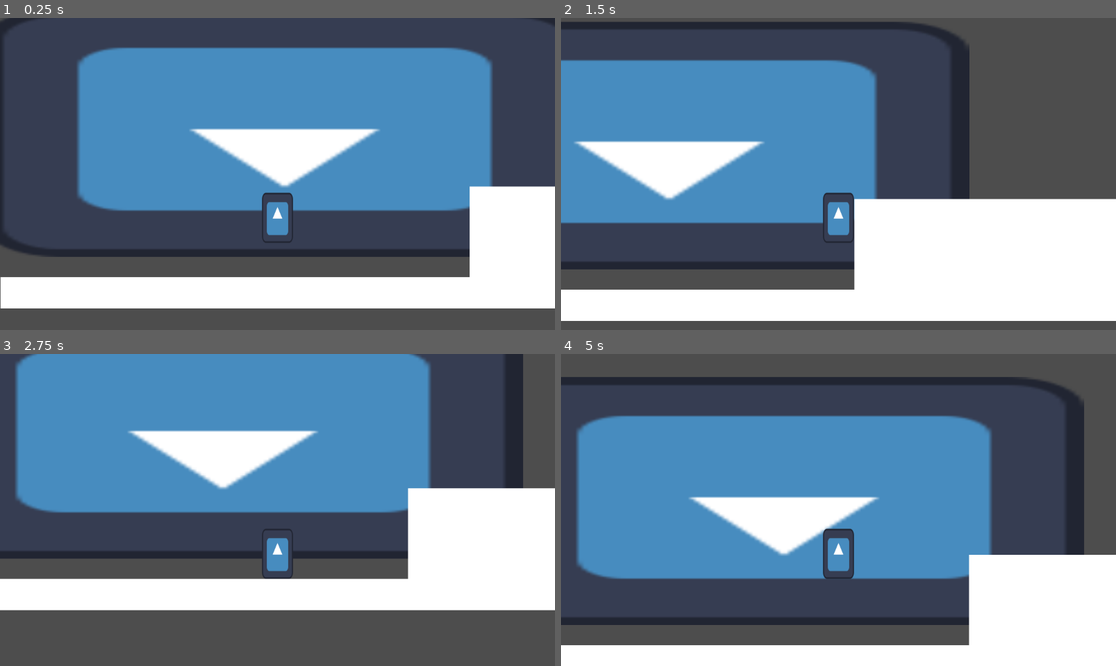
Above: before the commit, frames 1-4 (two rows, left to right).
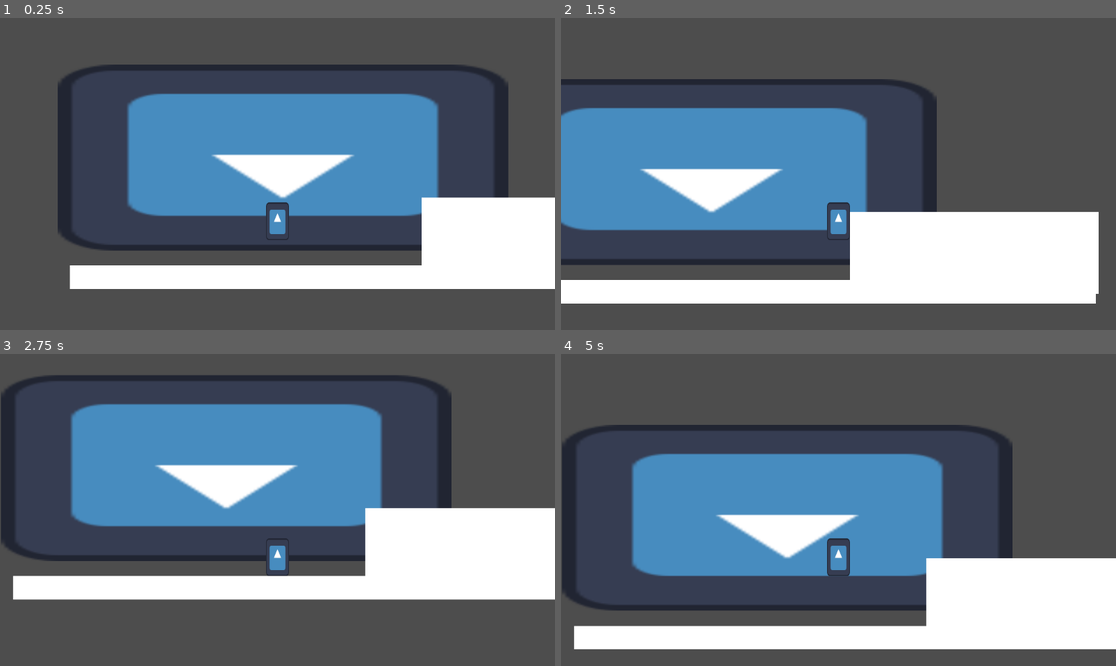
Above: after the commit, the same moments.

Repository: anniw544/PlatformerGodot
Game: Godot game, scene res://scenes/World.tscn
Same seed, same stepped clock (60 frames per second), same inputs: the game is played once before the commit and once after it. The engine's default icon, where the game draws it, is replaced by a stand-in: a white triangle on a blue panel in a dark square.
Inputs:
- Up to frame 1 (0.25 s): no input
- Up to frame 2 (1.5 s): hold D (move_right) from 0.53 s (still down); tap Shift (dash) at 0.6, 1.35 s; tap Space (jump) at 0.77 s
- Up to frame 3 (2.75 s): tap Space (jump) at 1.52 s; release D (move_right) at 2.03 s; hold A (move_left) from 2.03 s (still down); tap Shift (dash) at 2.1 s
- Up to frame 4 (5 s): release A (move_left) at 2.78 s; hold D (move_right) 2.78-4.28 s; tap Shift (dash) at 2.85, 3.6, 4.35 s; tap Space (jump) at 3.02, 3.77, 4.52 s; tap F (action_cancel) at 4.15 s; hold A (move_left) from 4.28 s (still down)

The runs differ from the first frame. In frame 1, 40% of the frame differs, in the area x 0-100%, y 0-94%; in frame 2, 32%; in frame 3, 38%; in frame 4, 41%, in the area x 0-100%, y 7-100%.

Commit message:
fixed most dash bugs+learn wait cmd

Diff:
--- a/GD_Root/platformer/scenes/World.tscn
+++ b/GD_Root/platformer/scenes/World.tscn
@@ -25,6 +25,8 @@
 
 [node name="Player" parent="." instance=ExtResource("1_6y35u")]
 position = Vector2(547, 373)
+v_cap = 3000
+dash_str = 3000
 
 [node name="Platform" type="StaticBody2D" parent="."]
 collision_layer = 3
--- a/GD_Root/platformer/scenes/player.tscn
+++ b/GD_Root/platformer/scenes/player.tscn
@@ -20,4 +20,5 @@
 texture = ExtResource("1_3npf8")
 
 [node name="Camera2D" type="Camera2D" parent="."]
-position = Vector2(0, -144)
+position = Vector2(0, -184)
+zoom = Vector2(0.75, 0.75)
--- a/GD_Root/platformer/scripts/player.gd
+++ b/GD_Root/platformer/scripts/player.gd
@@ -10,23 +10,24 @@
 var air_dash = 0
 var phy_disable = 0
 var freeze_frame = 0
+var grav_disable = 0
 
 
 
 func _physics_process(delta):
 	#Vertical gravity
-	if !is_on_floor():
-		velocity.y += gravity
-		if velocity.y > v_cap:
-			velocity.y = v_cap
+	if grav_disable == 0:
+		if !is_on_floor():
+			velocity.y += gravity
+			if velocity.y > v_cap:
+				velocity.y = v_cap
 
 
 	#Horizontal drag
-	if phy_disable == 0:
-		if velocity.x > 0:
-			velocity.x -= drag
-		elif velocity.x <0:
-			velocity.x += drag
+	if velocity.x > 0:
+		velocity.x -= drag
+	elif velocity.x <0:
+		velocity.x += drag
 
 
 	#Floor reset
@@ -46,16 +47,15 @@
 		if air_dash > 0:
 			var Dhorizontal_direction = Input.get_axis("move_left", "move_right")
 			var Dvertical_direction = Input.get_axis("move_up", "move_down")
+			air_dash -= 1
+			phy_disable = 1
+			grav_disable = 1
 			velocity.x = Dhorizontal_direction * dash_str
 			velocity.y = Dvertical_direction * dash_str
-			air_dash -= 1
-			phy_disable = 1
+			await get_tree().create_timer(.1).timeout
+			grav_disable = 0
 
 
-	if Input.is_action_just_pressed("action_cancel"):
-		phy_disable = 0
-		#reset vert speed
-		velocity.y = 0
 
 
 	#Horizontal movement
